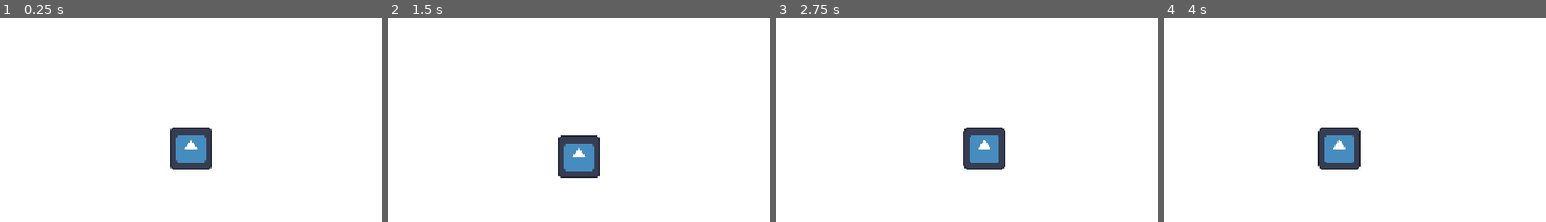
Above: before the commit, frames 1-4 (left to right).
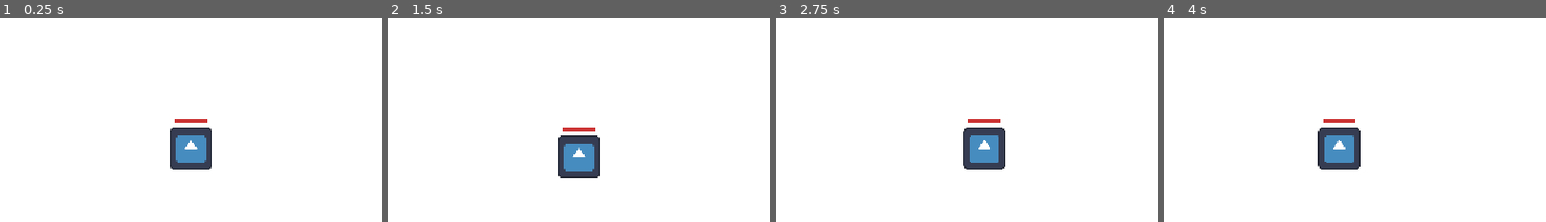
Above: after the commit, the same moments.

Repository: Zach076/roguelike
Game: Godot game, scene res://playfield.tscn
Same seed, same stepped clock (60 frames per second), same inputs: the game is played once before the commit and once after it. The project has no main scene, so this scene is started directly. The engine's default icon, where the game draws it, is replaced by a stand-in: a white triangle on a blue panel in a dark square.
Inputs:
- Up to frame 1 (0.25 s): no input
- Up to frame 2 (1.5 s): tap Enter at 0.5 s; hold D (move_right) 0.53-1.28 s; tap R at 0.6, 1.35 s; tap Space at 1.25 s; hold S (move_down) from 1.28 s (still down)
- Up to frame 3 (2.75 s): release S (move_down) at 2.03 s; hold D (move_right) from 2.03 s (still down); tap R at 2.1 s
- Up to frame 4 (4 s): tap Enter at 2.75 s; release D (move_right) at 2.78 s; hold W (move_up) 2.78-3.53 s; tap R at 2.85, 3.6 s; hold A (move_left) from 3.53 s (still down)
The pictures show only the part of the screen within x 25-75%, y 21-70%; the shares and areas given below are measured in that part.

The runs differ from the first frame. In frame 1, 0.2% of the frame differs, in the area x 45-55%, y 49-52%; in frame 2, 0.2%; in frame 3, 0.2%; in frame 4, 0.2%.

Commit message:
added hp, damage, and remove mob collision

Diff:
--- a/character.gd
+++ b/character.gd
@@ -1,11 +1,62 @@
 extends CharacterBody2D
 
+const HEALTH_BAR_SIZE := Vector2(48.0, 6.0)
+const HEALTH_BAR_OFFSET := Vector2(-24.0, -44.0)
+const HEALTH_BAR_BACKGROUND_COLOR := Color(0.2, 0.2, 0.2, 0.8)
+const HEALTH_BAR_FILL_COLOR := Color(0.8, 0.2, 0.2)
+
 @export var speed: float = 150.0
-@export var health: int = 100
+@export var max_health: int = 100
 
-func _physics_process(_delta: float) -> void:
-	var direction := Vector2.ZERO
-	direction.x = Input.get_axis("move_left", "move_right")
-	direction.y = Input.get_axis("move_up", "move_down")
+var current_health: int
+var damage_accumulator := 0.0
+var health_bar_fill: ColorRect
+
+func _ready() -> void:
+	current_health = max_health
+	_build_health_bar()
+
+func _physics_process(delta: float) -> void:
+	if current_health <= 0:
+		get_tree().reload_current_scene()
+		return
+
+	_apply_contact_damage(delta)
+	_update_health_bar()
+	_move()
+
+func _build_health_bar() -> void:
+	var background := ColorRect.new()
+	background.size = HEALTH_BAR_SIZE
+	background.position = HEALTH_BAR_OFFSET
+	background.color = HEALTH_BAR_BACKGROUND_COLOR
+	add_child(background)
+
+	health_bar_fill = ColorRect.new()
+	health_bar_fill.size = HEALTH_BAR_SIZE
+	health_bar_fill.position = HEALTH_BAR_OFFSET
+	health_bar_fill.color = HEALTH_BAR_FILL_COLOR
+	add_child(health_bar_fill)
+
+func _update_health_bar() -> void:
+	var health_ratio := float(current_health) / float(max_health)
+	health_bar_fill.size.x = HEALTH_BAR_SIZE.x * health_ratio
+
+func _apply_contact_damage(delta: float) -> void:
+	var touching_mobs := _count_touching_mobs()
+	damage_accumulator += touching_mobs * delta
+	while damage_accumulator >= 1.0:
+		current_health -= 1
+		damage_accumulator -= 1.0
+
+func _count_touching_mobs() -> int:
+	var count := 0
+	for mob in get_tree().get_nodes_in_group("mob"):
+		if mob.touching_player:
+			count += 1
+	return count
+
+func _move() -> void:
+	var direction := Input.get_vector("move_left", "move_right", "move_up", "move_down")
 	velocity = direction.normalized() * speed
 	move_and_slide()
--- a/mob.gd
+++ b/mob.gd
@@ -1,11 +1,22 @@
 extends CharacterBody2D
+
+const CONTACT_DISTANCE := 20.0
 
 @export var speed: float = 100.0
 @export var health: int = 10
 
 @onready var player: CharacterBody2D = get_node("../CharacterBody2D")
 
+var touching_player := false
+
+func _ready() -> void:
+	add_to_group("mob")
+
 func _physics_process(_delta: float) -> void:
+	touching_player = _touching_player()
 	var direction := (player.global_position - global_position).normalized()
 	velocity = direction * speed
 	move_and_slide()
+
+func _touching_player() -> bool:
+	return global_position.distance_to(player.global_position) <= CONTACT_DISTANCE
--- a/mob.tscn
+++ b/mob.tscn
@@ -1,15 +1,10 @@
-[gd_scene load_steps=3 format=3]
+[gd_scene load_steps=2 format=3]
 
 [ext_resource type="Script" uid="uid://dnxgiwtbw7yrs" path="res://mob.gd" id="1_mob"]
 [ext_resource type="Texture2D" uid="uid://7xtl5o85nhey" path="res://icon.svg" id="2_icon"]
 
-[sub_resource type="CircleShape2D" id="CircleShape2D_mob"]
-
 [node name="Mob" type="CharacterBody2D"]
 script = ExtResource("1_mob")
-
-[node name="CollisionShape2D" type="CollisionShape2D" parent="."]
-shape = SubResource("CircleShape2D_mob")
 
 [node name="Sprite2D" type="Sprite2D" parent="."]
 scale = Vector2(0.5, 0.5)
Not shown, changed: .gitignore
